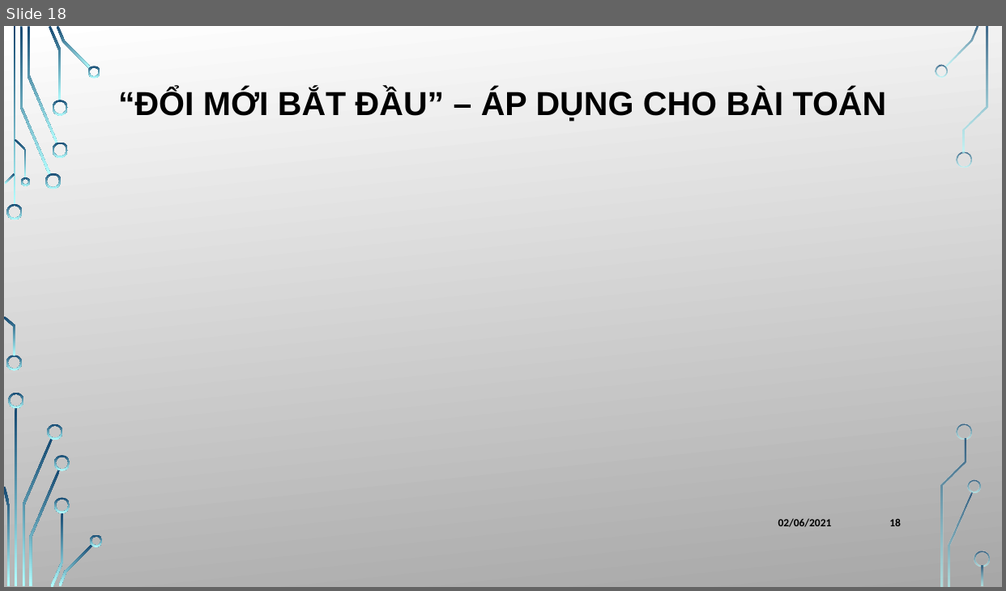
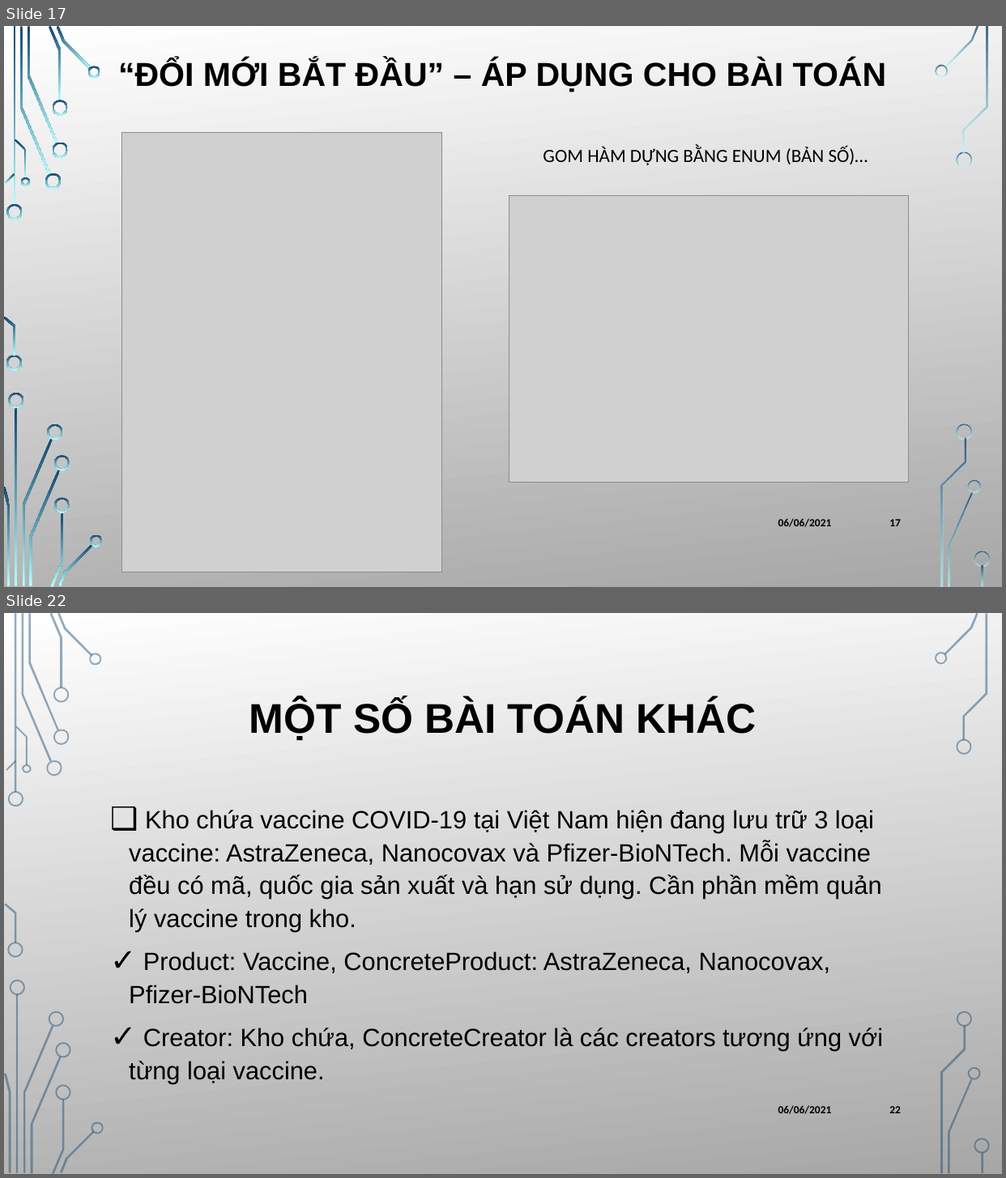
Before and after one commit to KhanhThinh/projects, a slide deck: docs/OOPForLife.pptx. Shown one above the other, each under a label of ours: slide 18 before the commit, slides 17 and 22 after it; the slides between them are not shown. The pictures are 1006x591 and 1006x1178 pixels, drawn with LibreOffice and Linux fonts; fonts in the diff are those of the drawing; grey boxes stand for pictures; background and template pictures are left out. Boxes give left, top, right and bottom in pixels: in the first picture for what was removed or moved away, otherwise in the second. Text is boxed around its words. In the diff, an @@ line names an element or a change of style, - is before the commit and + after.

```diff
--- a/docs/OOPForLife.pptx
+++ b/docs/OOPForLife.pptx
@@ slide 22 added at (x1=4, y1=613, x2=1002, y2=1174), background picture (left out); not listed: 36 template elements that a slide beside it also shows @@
@@ rectangle added at (x1=4, y1=613, x2=1002, y2=1174), fill gradient #FFFFFF to #A7A7A7 @@
@@ title added at (x1=249, y1=700, x2=756, y2=741), 40 pt, text #000000, bold @@
+MỘT SỐ BÀI TOÁN KHÁC
@@ text added at (x1=129, y1=810, x2=883, y2=1084), 24 pt, text #000000 @@
+❑ Kho chứa vaccine COVID-19 tại Việt Nam hiện đang lưu trữ 3 loại vaccine: AstraZeneca, Nanocovax và Pfizer-BioNTech. Mỗi vaccine đều có mã, quốc gia sản xuất và hạn sử dụng. Cần phần mềm quản lý vaccine trong kho.
+✓ Product: Vaccine, ConcreteProduct: AstraZeneca, Nanocovax, Pfizer-BioNTech
+✓ Creator: Kho chứa, ConcreteCreator là các creators tương ứng với từng loại vaccine.
@@ group added at (x1=4, y1=613, x2=104, y2=1174): 24 freeform shapes, 2 rectangles @@
@@ text added at (x1=778, y1=1105, x2=832, y2=1114), 10.5 pt, text #000000, bold @@
+06/06/2021
@@ page number added at (x1=889, y1=1106, x2=901, y2=1114), 10.5 pt, text #000000, bold @@
+22
@@ group added at (x1=935, y1=613, x2=990, y2=1174): 9 freeform shapes, 1 rectangle @@
@@ what was slide 18 is now slide 17 @@
@@ slide 17 changed as well @@
@@ title "“ĐỔI MỚI BẮT ĐẦU” – ..." moved from (x1=118, y1=88, x2=887, y2=122) to (x1=118, y1=60, x2=887, y2=92) @@
@@ picture added at (x1=122, y1=132, x2=442, y2=573) @@
@@ text added at (x1=543, y1=147, x2=868, y2=165), 18 pt, text #000000 @@
+GOM HÀM DỰNG BẰNG ENUM (BẢN SỐ)…
@@ picture added at (x1=509, y1=195, x2=908, y2=483) @@
@@ text at (x1=778, y1=518, x2=832, y2=527): text changed @@
-02/06/2021
+06/06/2021
@@ page number at (x1=889, y1=519, x2=901, y2=527): text changed @@
-18
+17
```
Also in this commit, not shown: 16 other slides changed, 12 other slides added, 2 slides removed, 1 other file.
